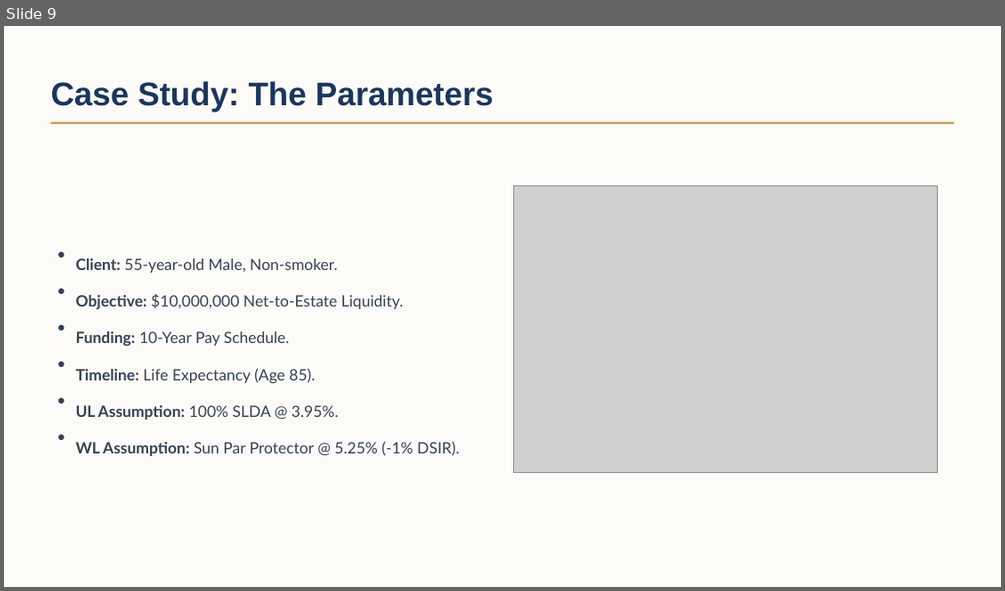
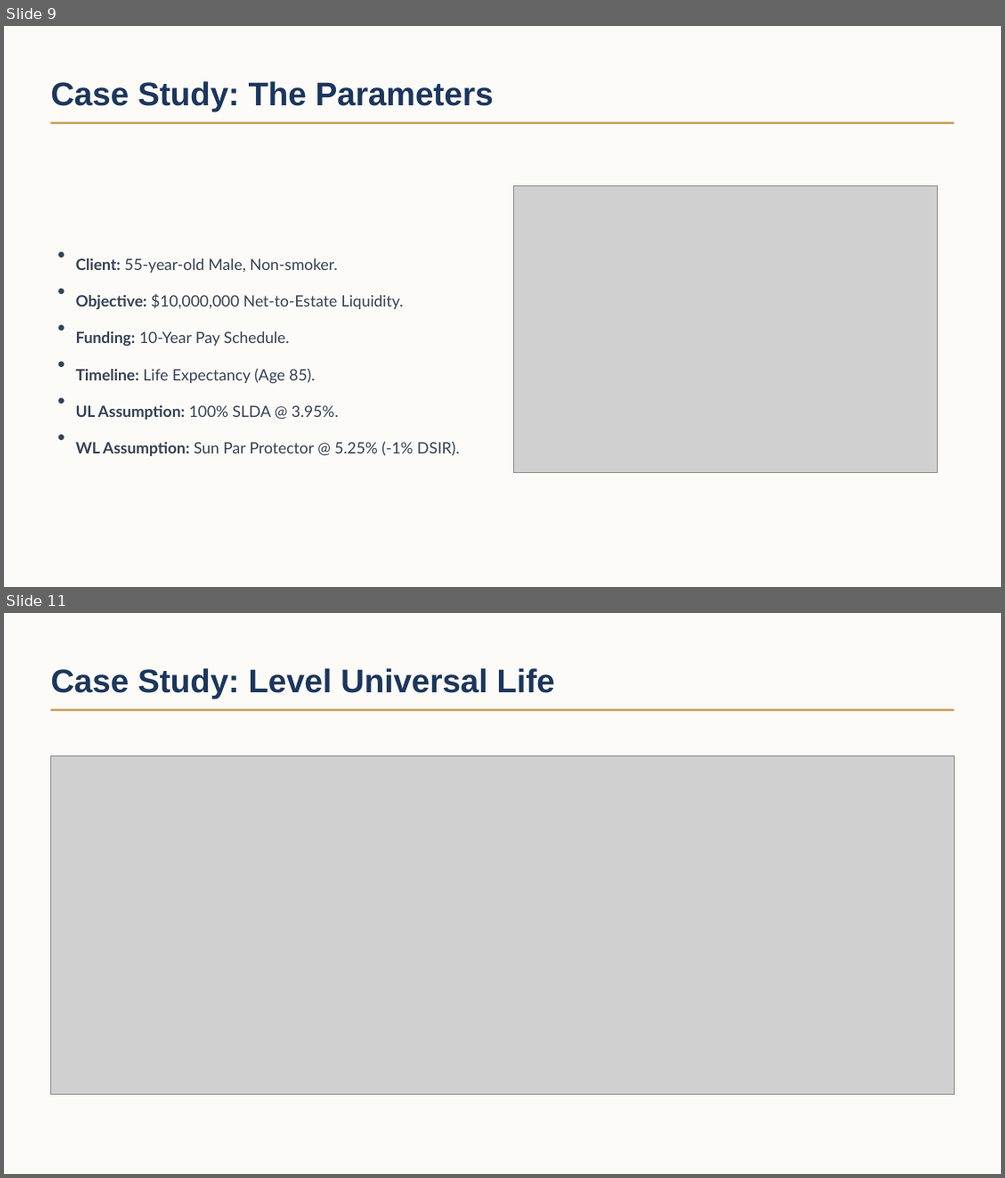
Before and after one commit to ARMFS/cdn, a slide deck: ppt/UL.pptx. Shown one above the other, each under a label of ours: slide 9 before the commit, slides 9 and 11 after it; the slides between them are not shown. The pictures are 1005x591 and 1005x1178 pixels, drawn with LibreOffice and Linux fonts; fonts in the diff are those of the drawing; grey boxes stand for pictures; background and template pictures are left out. Boxes give left, top, right and bottom in pixels: in the first picture for what was removed or moved away, otherwise in the second. Text is boxed around its words. In the diff, an @@ line names an element or a change of style, - is before the commit and + after.

```diff
--- a/ppt/UL.pptx
+++ b/ppt/UL.pptx
@@ slide 11 added at bbox=[4, 613, 1001, 1174], background #FDFBF7 @@
@@ text added at bbox=[51, 668, 555, 698], 31.5 pt, text #1B365D, bold @@
+Case Study: Level Universal Life
@@ rectangle added at bbox=[50, 709, 954, 711], fill #C5A059 @@
@@ picture added at bbox=[50, 755, 954, 1094] @@
```
Also in this commit, not shown: 2 other slides added.
